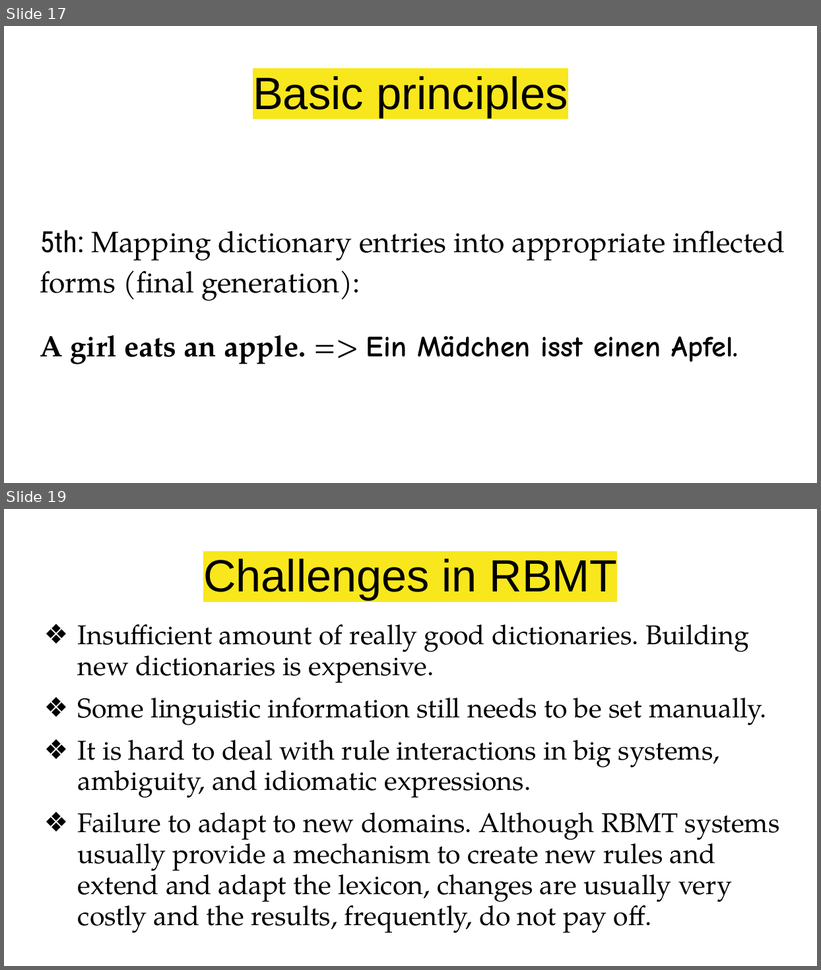
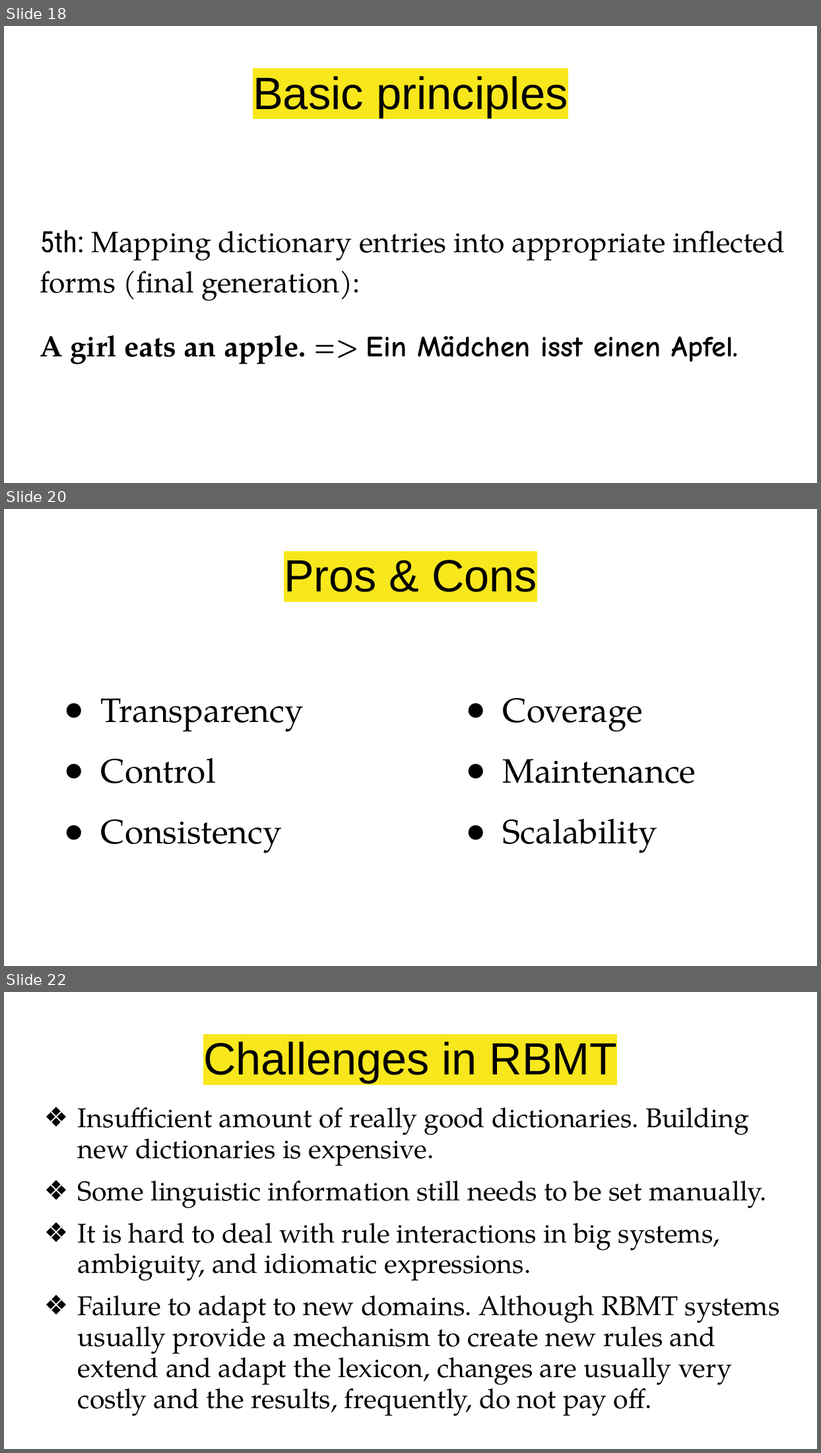
Before and after one commit to ChAnDaNiJ/Machine_Translation, a slide deck: RBMT_Introduction.pptx. Shown one above the other, each under a label of ours: slides 17 and 19 before the commit, slides 18, 20 and 22 after it; the slides between them are not shown. The pictures are 821x970 and 821x1453 pixels, drawn with LibreOffice and Linux fonts; fonts in the diff are those of the drawing. Boxes give left, top, right and bottom in pixels: in the first picture for what was removed or moved away, otherwise in the second. Text is boxed around its words. In the diff, an @@ line names an element or a change of style, - is before the commit and + after.

```diff
--- a/RBMT_Introduction.pptx
+++ b/RBMT_Introduction.pptx
@@ slide 20 added at (4, 509, 817, 966), background #FFFFFF @@
@@ title added at (284, 560, 537, 592), 40 pt, text #000000 @@
+Pros & Cons
@@ text added at (101, 698, 304, 854), 30 pt, text #000000 @@
+● Transparency
+● Control
+● Consistency
@@ text added at (503, 698, 696, 854), 30 pt, text #000000 @@
+● Coverage
+● Maintenance
+● Scalability
@@ what was slide 17 is now slide 18 @@
@@ what was slide 19 is now slide 22 @@
```
Also in this commit, not shown: 1 slide changed, 3 other slides added.
